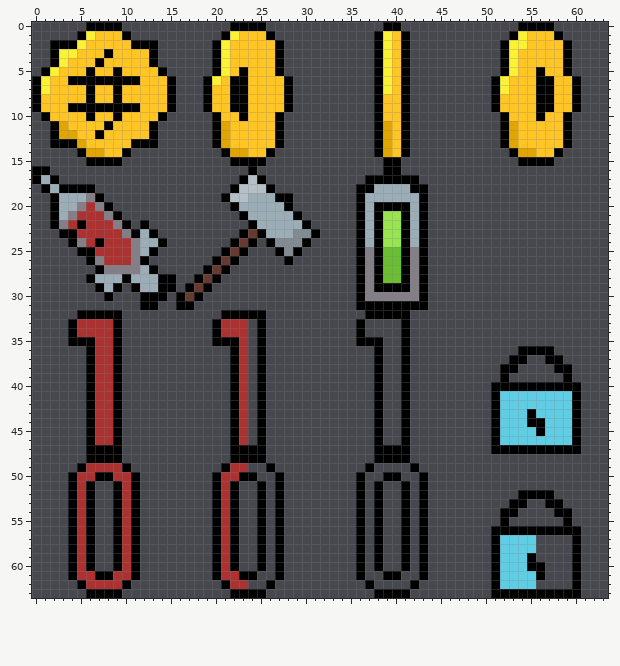
Pixel-art file: Assets/Images/Sprites/Collectables.aseprite. The picture above is the old version.
64x64 pixels, 1 frame.
After the commit:
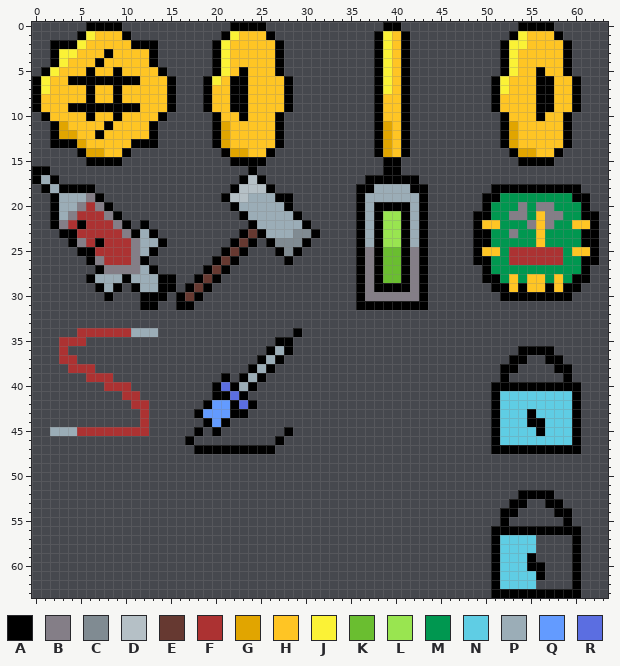
Palette (. is transparent): A #000000  B #847e87  C #808b92  D #b5c0c6  E #663931  F #ac3232  G #e1a500  H #ffc524  J #fbf236  K #6abe30  L #99e550  M #009750  N #5fcde4  P #9badb7  Q #639bff  R #5b6ee1
The edit:
@@ x 0..63 @@
 17 APA....................ADA...........AAAAAA.....................
-18 .APAAAA...............ADDDA.........AAPPPPAA....................
-19 ..APPPBA.............ADDPPPAA.......APPPPPPA....................
-20 ..APPBFBA.............APPPPPA.......APAAAAPA....................
-21 ..APBFFFBA.............APPPPPA......APALLAPA....................
-22 ..ABFAFFFBA.A...........APPPPPA.....APALLAPA....................
-23 ...AAFFFFFBAPA.........AEAPPPCCA....APALLAPA....................
-24 ....ABFAFFFBPPA.......AEA.ACCCA.....APALLAPA....................
-25 .....AAFFFFBPA.......AEA...ACA......ABAKKABA....................
-26 ......ABFFFBA.......AEA.....A.......ABAKKABA....................
-27 .......ABBBBPA.....AEA..............ABAKKABA....................
-28 ......APPPAPPPAA..AEA...............ABAKKABA....................
-29 .......APA.APPAA.AEA................ABAAAABA....................
-30 ........A...AAA.AEA.................ABBBBBBA....................
+18 .APAAAA...............ADDDA.........AAPPPPAA.......AAAAAAAAAA...
+19 ..APPPBA.............ADDPPPAA.......APPPPPPA......AAMMMMMMMMAA..
+20 ..APPBFBA.............APPPPPA.......APAAAAPA......AMMMBMBBMMMA..
+21 ..APBFFFBA.............APPPPPA......APALLAPA.....AAMMBBMHBBMMAA.
+22 ..ABFAFFFBA.A...........APPPPPA.....APALLAPA.....AHHMMMBHBMMHHA.
+23 ...AAFFFFFBAPA.........AEAPPPCCA....APALLAPA.....AAMMBMMHMMMMAA.
+24 ....ABFAFFFBPPA.......AEA.ACCCA.....APALLAPA.....AAMMMMMHMMMMAA.
+25 .....AAFFFFBPA.......AEA...ACA......ABAKKABA.....AHHMFFFFFFMHHA.
+26 ......ABFFFBA.......AEA.....A.......ABAKKABA.....AAMMFFFFFFMMAA.
+27 .......ABBBBPA.....AEA..............ABAKKABA......AMMMMMMMMMMA..
+28 ......APPPAPPPAA..AEA...............ABAKKABA......AAMHMHHMHMAA..
+29 .......APA.APPAA.AEA................ABAAAABA.......AAHAHHAHAA...
+30 ........A...AAA.AEA.................ABBBBBBA........AAAAAAAA....
 31 ............AA..AA..................AAAAAAAA....................
-32 .....AAAAA...........AAAAA...........AAAAA......................
-33 ....AFFFFA..........AFFF.A..........A....A......................
-34 ....AFFFFA..........AFFF.A..........A....A......................
-35 ....AAAFFA..........AAAF.A..........AAA..A......................
-36 ......AFFA............AF.A............A..A............AAAA......
-37 ......AFFA............AF.A............A..A...........AA..AA.....
-38 ......AFFA............AF.A............A..A..........AA....AA....
-39 ......AFFA............AF.A............A..A..........A......A....
-40 ......AFFA............AF.A............A..A.........AAAAAAAAAA...
-41 ......AFFA............AF.A............A..A.........ANNNNNNNNA...
-42 ......AFFA............AF.A............A..A.........ANNNNNNNNA...
-43 ......AFFA............AF.A............A..A.........ANNNANNNNA...
-44 ......AFFA............AF.A............A..A.........ANNNAANNNA...
-45 ......AFFA............AF.A............A..A.........ANNNNANNNA...
-46 ......AFFA............AF.A............A..A.........ANNNNNNNNA...
-47 ......AAAA............AAAA............AAAA.........AAAAAAAAAA...
-48 ......AAAA............AAAA............AAAA......................
-49 .....AFFFFA..........AFF..A..........A....A.....................
-50 ....AFFAAFFA........AFFAA..A........A..AA..A....................
-51 ....AFA..AFA........AFA..A.A........A.A..A.A....................
-52 ....AFA..AFA........AFA..A.A........A.A..A.A..........AAAA......
-53 ....AFA..AFA........AFA..A.A........A.A..A.A.........AA..AA.....
-54 ....AFA..AFA........AFA..A.A........A.A..A.A........AA....AA....
-55 ....AFA..AFA........AFA..A.A........A.A..A.A........A......A....
-56 ....AFA..AFA........AFA..A.A........A.A..A.A.......AAAAAAAAAA...
-57 ....AFA..AFA........AFA..A.A........A.A..A.A.......ANNNN....A...
-58 ....AFA..AFA........AFA..A.A........A.A..A.A.......ANNNN....A...
-59 ....AFA..AFA........AFA..A.A........A.A..A.A.......ANNNA....A...
-60 ....AFA..AFA........AFA..A.A........A.A..A.A.......ANNNAA...A...
-61 ....AFFAAFFA........AFFAA..A........A..AA..A.......ANNNNA...A...
-62 .....AFFFFA..........AFF..A..........A....A........ANNNN....A...
-63 ......AAAA............AAAA............AAAA.........AAAAAAAAAA...
+32 ................................................................
+33 ................................................................
+34 .....FFFFFFPPP...............A..................................
+35 ...FFF.....................AA...................................
+36 ...F......................APA.........................AAAA......
+37 ...FF....................APA.........................AA..AA.....
+38 ....FFF.................APA.........................AA....AA....
+39 ......FFF............A.APA..........................A......A....
+40 ........FFF.........ARAPA..........................AAAAAAAAAA...
+41 ..........FF........AARA...........................ANNNNNNNNA...
+42 ...........FF......AQQARA..........................ANNNNNNNNA...
+43 ............F.....AQQQAA...........................ANNNANNNNA...
+44 ............F......AQA.............................ANNNAANNNA...
+45 ..PPPFFFFFFFF.....A.A.......A......................ANNNNANNNA...
+46 .................A.........A.......................ANNNNNNNNA...
+47 ..................AAAAAAAAA........................AAAAAAAAAA...
+48 ................................................................
+49 ................................................................
+50 ................................................................
+51 ................................................................
+52 ......................................................AAAA......
+53 .....................................................AA..AA.....
+54 ....................................................AA....AA....
+55 ....................................................A......A....
+56 ...................................................AAAAAAAAAA...
+57 ...................................................ANNNN....A...
+58 ...................................................ANNNN....A...
+59 ...................................................ANNNA....A...
+60 ...................................................ANNNAA...A...
+61 ...................................................ANNNNA...A...
+62 ...................................................ANNNN....A...
+63 ...................................................AAAAAAAAAA...
Pixel boxes of the changes (left, top, right, bottom) in both pictures:
added: (473, 184, 599, 301)
changed: (50, 310, 302, 598)
erased: (356, 310, 428, 598)
